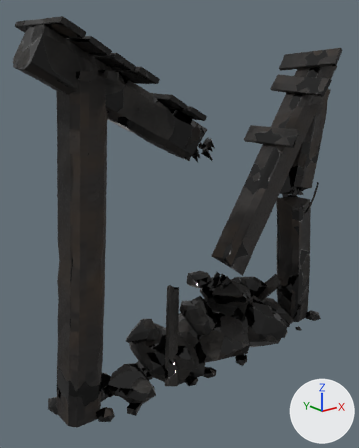
The Blender file render-output/b4-props/b4p_timber_set_broken/b4p_timber_set_broken.blend, before and after one commit.
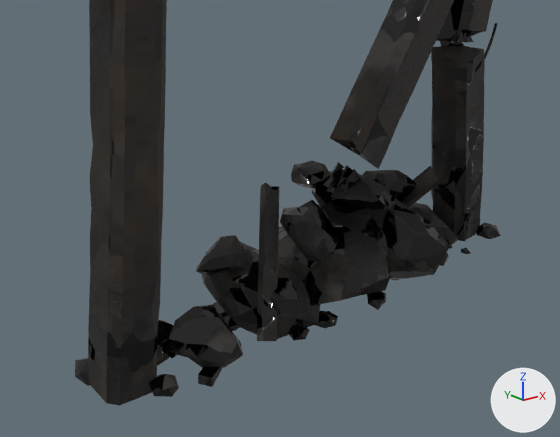
The first picture shows the older version from a 50 mm lens placed at (-2.33, -2.54, 2.23), pointed at (-0.2, 0.13, 1.16). The close-ups show the older and then the newer version on the part from 0% to 100% of the width and 37% to 100% of the height of that picture. Only the edits that show in the close-ups are written down. Arrows for +X, +Y and +Z are at lower right; the lights stay in place.

Script lines for the objects in view, before the commit:
```python
me_b4p_timber_set_broken = bpy.data.meshes.new('b4p_timber_set_broken')
me_b4p_timber_set_broken.from_pydata(...)  # 2360 vertices, 3014 faces; spans x -1.33..1.33, y -0.34..0.34, z 0.0..2.47
me_b4p_timber_set_broken.materials.append(mat_b4p_timber_set_broken_mat)
ob_b4p_timber_set_broken = bpy.data.objects.new('b4p_timber_set_broken', me_b4p_timber_set_broken)
ob_b4p_timber_set_broken.location = (0.0, 0.0, 0.0)
```
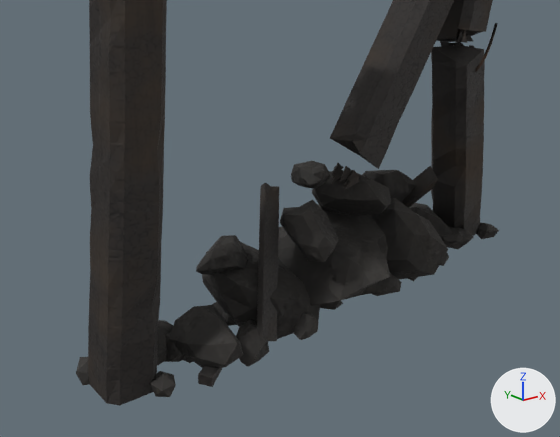
Patch to the scene script:
```diff
--- a/render-output/b4-props/b4p_timber_set_broken/b4p_timber_set_broken.blend.py
+++ b/render-output/b4-props/b4p_timber_set_broken/b4p_timber_set_broken.blend.py
@@ me_b4p_timber_set_broken @@
 # used by ob_b4p_timber_set_broken; location = (0.0, 0.0, 0.0)
-me_b4p_timber_set_broken.from_pydata(...)  # 2360 vertices, 3014 faces; spans x -1.33..1.33, y -0.34..0.34, z 0.0..2.47
+me_b4p_timber_set_broken.from_pydata(...)  # 2861 vertices, 3862 faces; spans x -1.33..1.33, y -0.34..0.34, z 0.0..2.47
+# me_b4p_timber_set_broken part 1: the loose piece of 9 vertices spanning x 0.87..0.9, y -0.03..0.0, z 1.23..1.29 is copied, and the copy is moved by (0.01, -0.02, 0.01); it spans x 0.87..0.92, y -0.05..-0.02, z 1.24..1.31
+# me_b4p_timber_set_broken part 2: the loose piece of 12 vertices spanning x -0.49..-0.4, y -0.08..0.01, z 0.07..0.14 is scaled about its middle by (1.31, 1.23, 1.3), then moved by (-0.37, 0.02, 0.01)
+# me_b4p_timber_set_broken part 3: the loose piece of 12 vertices spanning x -0.24..-0.14, y -0.25..-0.16, z 0.07..0.14 is turned 62.3 degrees about the z axis through its middle and scaled by 1.18, then moved by (0.15, 0.13, 0.0)
+# me_b4p_timber_set_broken part 4: the loose piece of 12 vertices spanning x -0.59..-0.51, y 0.01..0.09, z 0.06..0.13 is turned -130.7 degrees about the z axis through its middle and scaled by 1.11, then moved by (0.02, 0.03, 0.0)
+# me_b4p_timber_set_broken part 5: the loose piece of 12 vertices spanning x 0.07..0.19, y -0.28..-0.18, z 0.07..0.15 is turned 27.6 degrees about the z axis through its middle and scaled by 0.94, then moved by (0.17, 0.2, 0.0)
+# me_b4p_timber_set_broken part 6: the loose piece of 12 vertices spanning x 0.84..0.88, y -0.22..-0.17, z 0.07..0.11 is deleted
+# me_b4p_timber_set_broken part 7: 36 vertices moved from x -1.08..0.81, y -0.2..0.08, z 0.09..0.71 to x -1.08..0.81, y -0.2..0.08, z 0.09..0.72; 79 vertices removed from x -1.28..1.17, y -0.24..0.2, z 0.06..0.68; 529 vertices added at x -1.28..1.19, y -0.25..0.28, z 0.04..0.69
+# me_b4p_timber_set_broken part 8: 48 vertices moved from x 0.88..1.03, y 0.0..0.13, z 1.08..1.33 to x 0.89..1.03, y 0.0..0.13, z 1.1..1.31; 17 vertices removed from x 0.87..1.01, y -0.03..0.03, z 1.12..1.29; 17 vertices added at x 0.87..1.01, y -0.03..0.03, z 1.14..1.28
+# me_b4p_timber_set_broken part 9: 2452 kept faces spanning x -1.33..1.33, y -0.34..0.34, z 0.0..2.47 get new texture (UV) coordinates
+# other edits to the shape of me_b4p_timber_set_broken do not show in these pictures
 me_b4p_timber_set_broken.materials.append(mat_b4p_timber_set_broken_mat)
```

Pixel boxes [x1, y1, x2, y2] of what changed, in the close-ups (560 x 437 px; the box of a moved part takes in the faces that stretch with it):
'b4p_timber_set_broken', reshaped: before [75, 0, 501, 406]; after [76, 0, 499, 406]
part 1 of me_b4p_timber_set_broken, added: after [460, 31, 467, 43]
part 2 of me_b4p_timber_set_broken, moved or reshaped (not visible before): after [181, 355, 193, 363]
part 3 of me_b4p_timber_set_broken, moved or reshaped (not visible afterwards): before [315, 311, 338, 328]
part 4 of me_b4p_timber_set_broken, moved or reshaped: before [225, 317, 240, 331]; after [222, 311, 237, 326]
part 5 of me_b4p_timber_set_broken, moved or reshaped (not visible afterwards): before [367, 291, 386, 310]
part 6 of me_b4p_timber_set_broken, deleted: before [461, 248, 471, 254]
part 7 of me_b4p_timber_set_broken, built on: before [75, 165, 501, 397]; after [76, 165, 499, 397]
part 8 of me_b4p_timber_set_broken, moved or reshaped: before [440, 30, 474, 47]; after [440, 31, 473, 47]
part 9 of me_b4p_timber_set_broken, surface changed: [88, 0, 484, 405] in both
